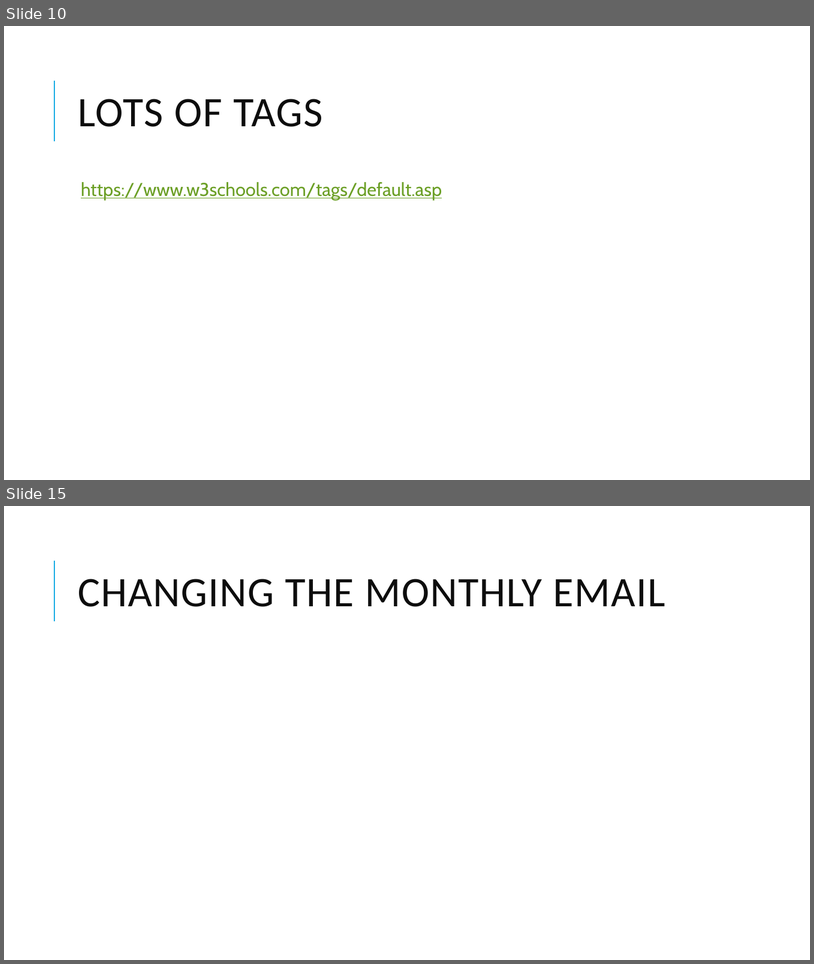
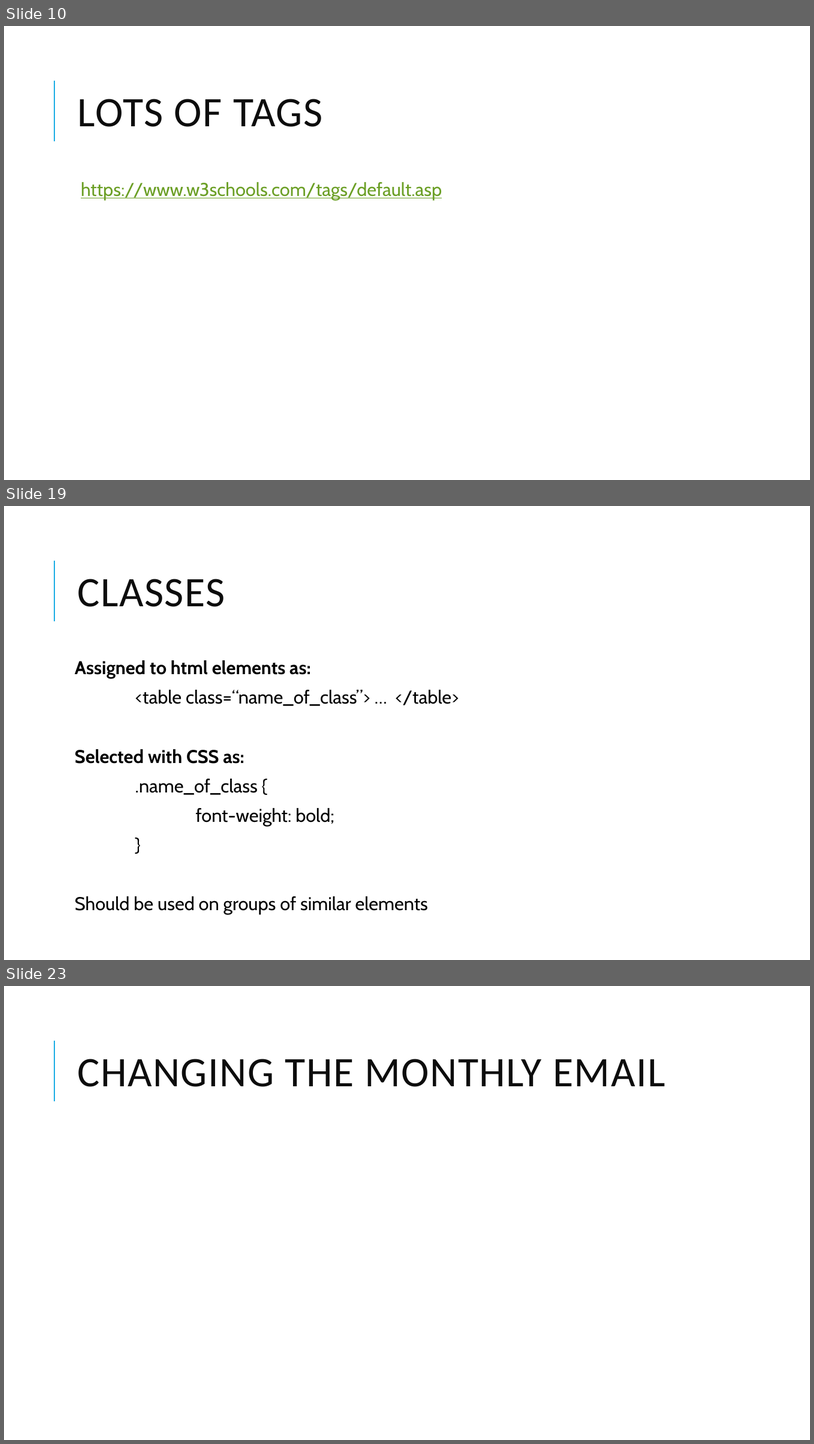
Before and after one commit to Will-Guthrie/HTML-Presentation, a slide deck: HTML and CSS.pptx. Shown one above the other, each under a label of ours: slides 10 and 15 before the commit, slides 10, 19 and 23 after it; the slides between them are not shown. The pictures are 814x964 and 814x1444 pixels, drawn with LibreOffice and Linux fonts; fonts in the diff are those of the drawing. Boxes give left, top, right and bottom in pixels: in the first picture for what was removed or moved away, otherwise in the second. Text is boxed around its words. In the diff, an @@ line names an element or a change of style, - is before the commit and + after.

```diff
--- a/HTML and CSS.pptx
+++ b/HTML and CSS.pptx
@@ slide 19 added at [4, 506, 810, 960], background #FFFFFF; not listed: 1 template element that a slide beside it also shows @@
@@ title added at [78, 579, 225, 607], 50 pt, text #0D0D0D @@
+CLASSES
@@ text added at [75, 660, 459, 914], 22 pt, text #000000 @@
+Assigned to html elements as:
+<table class=“name_of_class”> … </table>
+Selected with CSS as:
+.name_of_class {
+font-weight: bold;
+}
+Should be used on groups of similar elements
@@ what was slide 15 is now slide 23 @@
```
Also in this commit, not shown: 5 slides changed, 9 other slides added, 1 slide removed.
